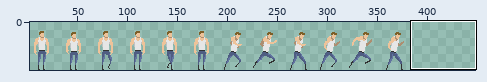
Sprite sheet -- assets/images/character_template_3.png. Above, an overview of the earlier version with the close-up marked.
Close-up. As it was:
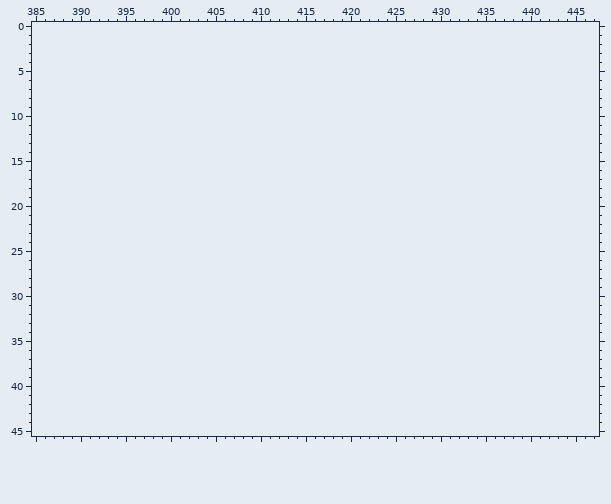
The file is 384x48 pixels. Shown: x 385..447, y 0..45. The old version is drawn lined up with the new one, on the new canvas. The wide view leaves out empty margins.
Now the later version:
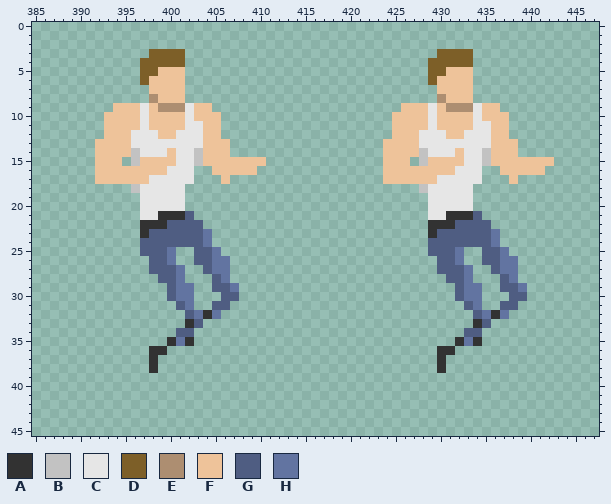
Palette (. is transparent): A #323232  B #c2c2c2  C #e6e6e6  D #7d5f28  E #ad8e71  F #eec39a  G #4f5d82  H #6274a1
The edit:
canvas 384x48 -> 448x48
Changed rows in their new state; - is an unchanged pixel.
first column x 392:
 3 ------DDDD----------------------------DDDD---------
 4 -----DDDDD---------------------------DDDDD---------
 5 -----DDFFF---------------------------DDFFF---------
 6 -----DFFFF---------------------------DFFFF---------
 7 ------FFFF----------------------------FFFF---------
 8 ------EFFF----------------------------EFFF---------
 9 --FFFCFEEECFF---------------------FFFCFEEECFF------
10 -FFFFCFFFFCFFF-------------------FFFFCFFFFCFFF-----
11 -FFFFCFFFFCCFF-------------------FFFFCFFFFCCFF-----
12 -FFFCCCFFCCCFF-------------------FFFCCCFFCCCFF-----
13 FFFFCCCCCCCCFFF-----------------FFFFCCCCCCCCFFF----
14 FFFFBCCCFCCBFFF-----------------FFFFBCCCFCCBFFF----
15 FFF-BFFFFCCBFFFFFFF-------------FFF-BFFFFCCBFFFFFFF
16 FFFFFFFFCCC--FFFFF--------------FFFFFFFFCCC--FFFFF-
17 FFFFFFCCCCC---F-----------------FFFFFFCCCCC---F----
18 ----BCCCCC--------------------------BCCCCC---------
19 -----CCCCC---------------------------CCCCC---------
20 -----CCCCC---------------------------CCCCC---------
21 -----CCAAAG--------------------------CCAAAG--------
22 -----AAAGGGG-------------------------AAAGGGG-------
23 -----AGGGGGGH------------------------AGGGGGGH------
24 -----GGGGGGGH------------------------GGGGGGGH------
25 -----GGGH--GGH-----------------------GGGH--GGH-----
26 ------GGH--GGHH-----------------------GGH--GGHH----
27 ------GGGH--GHH-----------------------GGGH--GHH----
28 -------GGH---GH------------------------GGH---GH----
29 --------GHH--GGH------------------------GHH--GGH---
30 --------GHH---GG------------------------GHH---GG---
31 ---------GH--GG--------------------------GH--GG----
32 ----------GHAH----------------------------GHAH-----
33 ----------AG------------------------------AG-------
34 ---------GG------------------------------GG--------
35 --------AHA-----------------------------AHA--------
36 ------AA------------------------------AA-----------
37 ------A-------------------------------A------------
38 ------A-------------------------------A------------
